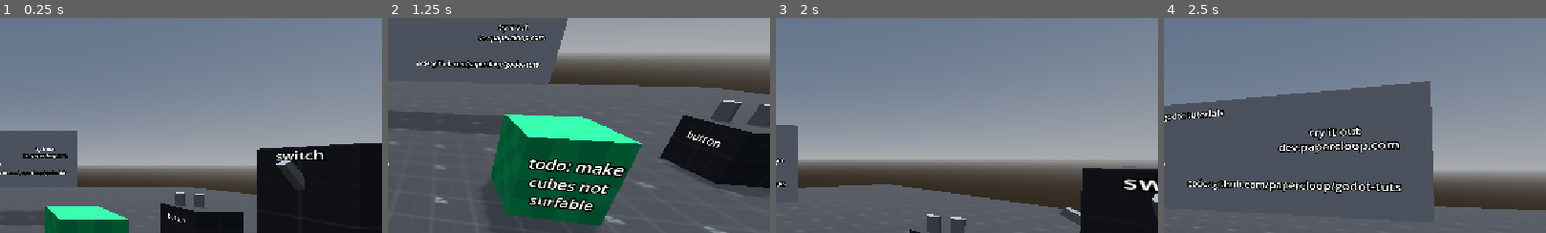
Above: before the commit, frames 1-4 (left to right).
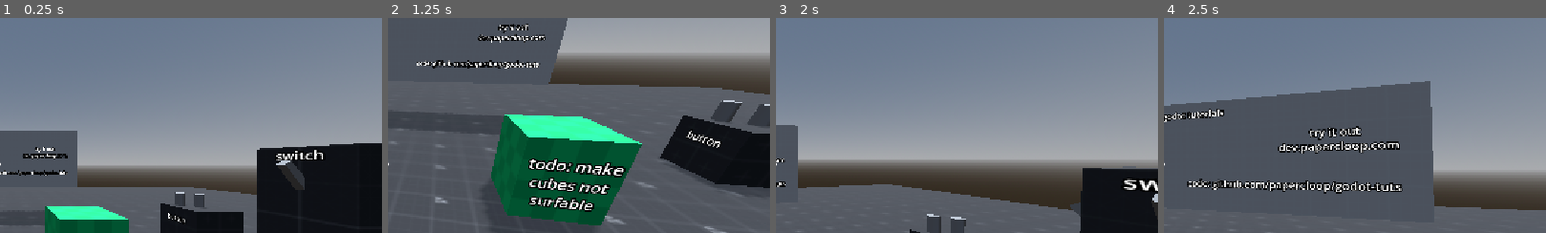
Above: after the commit, the same moments.

Repository: papercloop/godot-tuts
Game: Godot game, scene res://main.tscn
The game is run twice, just before and just after one commit, with the same random seed, the same clock (stepped at 60 frames per second) and the same inputs.
Inputs (mouse positions are % of the whole screen's width and height, from its top left):
- Up to frame 1 (0.25 s): no input
- Up to frame 2 (1.25 s): tap Enter at 0.5 s; move the mouse to (45, 70) at 0.52 s; hold W (forward) from 0.53 s (still down); hold C (crouch) from 0.53 s (still down); click (45, 70) at 0.67 s; tap Space (jump) at 0.77 s
- Up to frame 3 (2 s): keep holding W (forward); move the mouse to (57, 51) at 1.27 s; release C (crouch) at 1.28 s; click (57, 51) at 1.35 s; tap Space (jump) at 1.52 s
- Up to frame 4 (2.5 s): keep holding W (forward); move the mouse to (42, 49) at 2.02 s; right-click (42, 49) at 2.1 s; click (42, 49) at 2.17 s
The pictures show only the part of the screen within x 50-100%, y 16-66%; the shares and areas given below are measured in that part.

Frames 1-2 are identical in both runs. In frame 3, 0.4% of the frame differs, in the area x 74-80%, y 85-97%; in frame 4, nothing differs.

Commit message:
tactile feedback video

Diff:
--- a/interaction/interaction_component.gd
+++ b/interaction/interaction_component.gd
@@ -28,6 +28,19 @@
 var is_front: bool
 var wheel_rotation: float = 0.0
 
+# Door variables
+var door_angle: float = 0.0
+var door_velocity: float = 0.0
+@export var door_smoothing: float = 80.0 # control how heavy the door feels
+var door_input_active: bool = false
+
+# Switch variables
+var switch_target_rotation: float = 0.0
+
+# Wheel variables
+var wheel_kickback: float = 0.0
+var wheel_kick_intensity: float = 0.1
+
 # Signals
 signal item_collected(item: Node)
 
@@ -43,6 +56,30 @@
 			starting_rotation = object_ref.rotation.z
 			maximum_rotation = deg_to_rad(rad_to_deg(starting_rotation) + maximum_rotation)
 
+func _process(delta: float) -> void:
+	match interaction_type:
+		InteractionType.DOOR:
+			if not door_input_active:
+				door_velocity = lerp(door_velocity, 0.0, delta * 4.0)
+
+			door_angle += door_velocity
+			door_angle = clamp(door_angle, starting_rotation, maximum_rotation)
+			pivot_point.rotation.y = door_angle
+			door_input_active = false
+
+		InteractionType.WHEEL:
+			if abs(wheel_kickback) > 0.01:
+				wheel_rotation += wheel_kickback
+				wheel_kickback = lerp(wheel_kickback, 0.0, delta * 6.0)
+
+				# don't let wheel over-turn
+				var min_wheel_rotation = starting_rotation / 0.1
+				var max_wheel_rotation = maximum_rotation / 0.1
+				wheel_rotation = clamp(wheel_rotation, min_wheel_rotation, max_wheel_rotation)
+
+				object_ref.rotation.z = wheel_rotation * 0.1
+				var percentage: float = snappedf((object_ref.rotation.z - starting_rotation) / (maximum_rotation - starting_rotation), 0.01)
+				notify_nodes(percentage)
 
 
 
@@ -63,7 +100,6 @@
 			camera = _camera
 
 
-
 # run every frame, perform some logic on this object
 func interact() -> void:
 	if not can_interact:
@@ -90,18 +126,52 @@
 	lock_camera = false
 	Input.mouse_mode = Input.MOUSE_MODE_CAPTURED
 
+	match interaction_type:
+		InteractionType.SWITCH:
+			var percentage: float = snappedf((object_ref.rotation.z - starting_rotation) / (maximum_rotation - starting_rotation), 0.01)
+			if percentage < 0.3:
+				switch_target_rotation = starting_rotation
+				var tween = get_tree().create_tween()
+				tween.tween_property(object_ref, "rotation:z", switch_target_rotation, 0.2) \
+						.set_trans(Tween.TRANS_BOUNCE) \
+						.set_ease(Tween.EASE_OUT)
+				tween.tween_callback( func():
+					percentage = snappedf((object_ref.rotation.z - starting_rotation) / (maximum_rotation - starting_rotation), 0.01)
+					notify_nodes(percentage)
+				)
+
+			elif percentage > 0.7:
+				switch_target_rotation = maximum_rotation
+				var tween = get_tree().create_tween()
+				tween.tween_property(object_ref, "rotation:z", switch_target_rotation, 0.2) \
+						.set_trans(Tween.TRANS_BOUNCE) \
+						.set_ease(Tween.EASE_OUT)
+				tween.tween_callback( func():
+					percentage = snappedf((object_ref.rotation.z - starting_rotation) / (maximum_rotation - starting_rotation), 0.01)
+					notify_nodes(percentage)
+				)
+
+		InteractionType.WHEEL:
+			wheel_kickback = -sign(wheel_rotation) * wheel_kick_intensity
+
+
+
 
 func _input(event: InputEvent) -> void:
 	if is_interacting:
 		match interaction_type:
 			InteractionType.DOOR:
 				if event is InputEventMouseMotion:
-					if is_front:
-						pivot_point.rotate_y(-event.relative.y * .001)
-					else:
-						pivot_point.rotate_y(event.relative.y * .001)
-
-					pivot_point.rotation.y = clamp(pivot_point.rotation.y, starting_rotation, maximum_rotation)
+					door_input_active = true
+					var delta: float = -event.relative.y * 0.001
+
+					if not is_front:
+						delta = -delta
+
+					if abs(delta) < 0.01:
+						delta *= 0.25
+
+					door_velocity = lerp(door_velocity, delta, 1.0 / door_smoothing)
 
 			InteractionType.SWITCH:
 				if event is InputEventMouseMotion:
@@ -124,6 +194,11 @@
 
 					previous_mouse_position = mouse_position
 
+					# don't let wheel over-turn
+					var min_wheel_rotation = starting_rotation / 0.1
+					var max_wheel_rotation = maximum_rotation / 0.1
+					wheel_rotation = clamp(wheel_rotation, min_wheel_rotation, max_wheel_rotation)
+
 					notify_nodes(percentage)
 
 
@@ -168,7 +243,7 @@
 
 func notify_nodes(percentage: float) -> void:
 	for node in nodes_to_affect:
-		if node.has_method("execute"):
+		if node and node.has_method("execute"):
 			node.call("execute", percentage)
 
 
--- a/interaction/interaction_controller.gd
+++ b/interaction/interaction_controller.gd
@@ -9,7 +9,7 @@
 @onready var interacting_reticle: TextureRect = %InteractingReticle
 @onready var interactable_check: Area3D = %InteractableCheck
 
-@onready var outline_material: Material = preload("res://materials/outline.tres")
+@onready var outline_material: Material = preload("res://materials/highlight.tres")
 
 var current_object: Object # we are already interacting with this.
 
@@ -31,6 +31,12 @@
 
 	# if on previous frame we were interacting with an object, we want to keep interacting with it.
 	if current_object:
+		if  player_camera.global_transform.origin.distance_to(current_object.global_transform.origin) > 3.0:
+			if interaction_component:
+				interaction_component.postInteract()
+			current_object = null
+			_unfocus()
+
 		if interaction_component:
 			if Input.is_action_just_pressed("secondary"):
 				interaction_component.auxInteract()
@@ -49,7 +55,9 @@
 
 		if potential_object and potential_object is Node:
 			interaction_component = potential_object.get_node_or_null("InteractionComponent")
-			if interaction_component:
+			if !interaction_component:
+				_unfocus()
+			else:
 				if !interaction_component.can_interact:
 					return
 
--- a/main.tscn
+++ b/main.tscn
@@ -18,6 +18,7 @@
 [ext_resource type="Texture2D" uid="uid://4jyp4yi7ukii" path="res://assets/KenneyPrototypeTextures/Dark/texture_05.png" id="13_ycdy4"]
 [ext_resource type="PackedScene" uid="uid://oy8ajewk2akc" path="res://interaction/interaction_component.tscn" id="14_2cqfq"]
 [ext_resource type="Script" uid="uid://g2a5kppiqn6m" path="res://scripts/light.gd" id="16_yaehf"]
+[ext_resource type="Texture2D" uid="uid://cj2d7i1ta0bjd" path="res://assets/KenneyPrototypeTextures/Purple/texture_12.png" id="17_82xsv"]
 [ext_resource type="Texture2D" uid="uid://buboueb0j7cym" path="res://assets/KenneyPrototypeTextures/Dark/texture_06.png" id="17_yaehf"]
 
 [sub_resource type="ProceduralSkyMaterial" id="ProceduralSkyMaterial_kek77"]
@@ -67,6 +68,16 @@
 [sub_resource type="StandardMaterial3D" id="StandardMaterial3D_1bvp3"]
 albedo_texture = ExtResource("2_0xm2m")
 uv1_triplanar = true
+
+[sub_resource type="BoxMesh" id="BoxMesh_getpj"]
+size = Vector3(1.6, 2.6, 0.1)
+
+[sub_resource type="StandardMaterial3D" id="StandardMaterial3D_4hvcy"]
+albedo_texture = ExtResource("17_82xsv")
+uv1_triplanar = true
+
+[sub_resource type="BoxShape3D" id="BoxShape3D_eku1s"]
+size = Vector3(1.6, 2.6, 0.1)
 
 [sub_resource type="BoxMesh" id="BoxMesh_yaehf"]
 size = Vector3(0.1, 0.7, 0.1)
@@ -277,8 +288,36 @@
 [node name="Door" parent="." unique_id=1794146749 instance=ExtResource("12_dg77c")]
 transform = Transform3D(-4.371139e-08, 0, 1, 0, 1, 0, -1, 0, -4.371139e-08, -7, 0, 6.6246414)
 
-[node name="Door2" parent="." unique_id=77529617 instance=ExtResource("12_dg77c")]
+[node name="Door2" type="Node3D" parent="." unique_id=77529617]
 transform = Transform3D(-1, 0, 8.742278e-08, 0, 1, 0, -8.742278e-08, 0, -1, 1.8635125, -0.0036401749, 10.5364065)
+
+[node name="PivotPoint" type="Node3D" parent="Door2" unique_id=917784031]
+unique_name_in_owner = true
+
+[node name="Door" type="StaticBody3D" parent="Door2/PivotPoint" unique_id=1137449930]
+
+[node name="MeshInstance3D" type="MeshInstance3D" parent="Door2/PivotPoint/Door" unique_id=1016804745]
+transform = Transform3D(1, 0, 0, 0, 1, 0, 0, 0, 1, 0.8, 1.33, 0)
+mesh = SubResource("BoxMesh_getpj")
+surface_material_override/0 = SubResource("StandardMaterial3D_4hvcy")
+
+[node name="CollisionShape3D" type="CollisionShape3D" parent="Door2/PivotPoint/Door" unique_id=793840331]
+transform = Transform3D(1, 0, 0, 0, 1, 0, 0, 0, 1, 0.8, 1.33, 0)
+shape = SubResource("BoxShape3D_eku1s")
+
+[node name="InteractionComponent" parent="Door2/PivotPoint/Door" unique_id=1005361008 node_paths=PackedStringArray("object_ref", "pivot_point") instance=ExtResource("14_2cqfq")]
+object_ref = NodePath("..")
+interaction_type = 1
+maximum_rotation = 181.0
+pivot_point = NodePath("../..")
+
+[node name="front" type="Label3D" parent="Door2/PivotPoint/Door" unique_id=1814581866]
+transform = Transform3D(1, 0, 0, 0, 1, 0, 0, 0, 1, 0.9531387, 1.739352, 0.05907762)
+text = "front"
+
+[node name="back" type="Label3D" parent="Door2/PivotPoint/Door" unique_id=986600489]
+transform = Transform3D(-1, 0, 8.742278e-08, 0, 1, 0, -8.742278e-08, 0, -1, 0.9531387, 1.739352, -0.06400567)
+text = "back"
 
 [node name="Door3" parent="." unique_id=2034046490 instance=ExtResource("12_dg77c")]
 transform = Transform3D(-1, 0, 8.742278e-08, 0, 1, 0, -8.742278e-08, 0, -1, -3.3179684, -0.0036401749, 10.378168)
@@ -287,16 +326,17 @@
 transform = Transform3D(1, 0, 0, 0, 1, 0, 0, 0, 1, 4.718, 0, 0)
 
 [node name="Switch2" parent="Podium" unique_id=755653516 instance=ExtResource("13_w48qg")]
-transform = Transform3D(-2.3841858e-07, 0, -1, 0.86624825, 0.49961442, -2.9802322e-08, 0.49961448, -0.8662479, -1.4901161e-08, -0.0013284683, 1.3147429, -0.5003345)
+transform = Transform3D(-2.3841858e-07, 0, -1, 0.58579457, 0.8104599, -2.1090107e-08, 0.8104602, -0.5857942, -2.5795941e-08, -0.0013284683, 1.3147429, -0.5003345)
 
 [node name="Switch" type="Node3D" parent="Podium" unique_id=330144254]
 transform = Transform3D(0.7932178, -0.608938, 0, 0.608938, 0.7932178, 0, 0, 0, 1, -0.5143156, 1.5436021, 0)
 
 [node name="Switch" type="StaticBody3D" parent="Podium/Switch" unique_id=1998592196]
 
-[node name="InteractionComponent" parent="Podium/Switch/Switch" unique_id=66887865 node_paths=PackedStringArray("object_ref") instance=ExtResource("14_2cqfq")]
+[node name="InteractionComponent" parent="Podium/Switch/Switch" unique_id=66887865 node_paths=PackedStringArray("object_ref", "nodes_to_affect") instance=ExtResource("14_2cqfq")]
 object_ref = NodePath("..")
 interaction_type = 2
+nodes_to_affect = [NodePath("../../../SpotLight3D")]
 
 [node name="MeshInstance3D" type="MeshInstance3D" parent="Podium/Switch/Switch" unique_id=1507697604]
 mesh = SubResource("BoxMesh_yaehf")
@@ -328,7 +368,6 @@
 shadow_transmittance_bias = -1.321
 shadow_blur = 6.446
 script = ExtResource("16_yaehf")
-binary = false
 
 [node name="ButtonPodium" type="StaticBody3D" parent="." unique_id=287269722]
 transform = Transform3D(1, 0, 0, 0, 1, 0, 0, 0, 1, 4.6413965, 0, -2.0196986)
--- /dev/null
+++ b/materials/highlight.tres
@@ -0,0 +1,11 @@
+[gd_resource type="ShaderMaterial" format=3 uid="uid://byxg3mensg5ck"]
+
+[ext_resource type="Shader" uid="uid://dfe70ihh5hmpk" path="res://shaders/item-highlighter.gdshader" id="1_e0g57"]
+
+[resource]
+render_priority = 0
+shader = ExtResource("1_e0g57")
+shader_parameter/shine_color = Color(1, 1, 1, 1)
+shader_parameter/cycle_interval = 1.5000000475
+shader_parameter/shine_speed = 3.000000095
+shader_parameter/shine_width = 17.62000078945
--- a/player/player.gd
+++ b/player/player.gd
@@ -25,7 +25,11 @@
 const lerp_speed: float = 10.0
 
 # Player Settings
-var mouse_sensitivity: float = 0.2
+var normal_sensitivity: float = 0.2
+var current_sensitivity: float = normal_sensitivity
+var sensitivity_restore_speed: float = 5.0
+var sensitivity_fading_in: bool = false
+
 var base_fov = 90.0
 
 
@@ -54,9 +58,9 @@
 		Input.set_mouse_mode(Input.MOUSE_MODE_VISIBLE)
 
 	if event is InputEventMouseMotion:
-		if not interaction_controller.is_camera_locked():
-			rotate_y(deg_to_rad(-event.relative.x) * mouse_sensitivity)
-			head.rotate_x(deg_to_rad(-event.relative.y) * mouse_sensitivity)
+		if current_sensitivity > 0.01 and not interaction_controller.is_camera_locked():
+			rotate_y(deg_to_rad(-event.relative.x) * current_sensitivity)
+			head.rotate_x(deg_to_rad(-event.relative.y) * current_sensitivity)
 			head.rotation.x = clamp(head.rotation.x, deg_to_rad(-85), deg_to_rad(85))
 
 	if event is InputEventMouseButton and event.pressed:
@@ -66,6 +70,16 @@
 				get_viewport().warp_mouse(Vector2(viewport_size.x / 2, viewport_size.y / 2))
 				Input.set_mouse_mode(Input.MOUSE_MODE_CAPTURED)
 
+func _process(delta: float) -> void:
+	if sensitivity_fading_in:
+		print("sensitivity fading in")
+		current_sensitivity = lerp(current_sensitivity, normal_sensitivity, delta * sensitivity_restore_speed)
+
+		if abs(current_sensitivity - normal_sensitivity) < 0.01:
+			sensitivity_fading_in = false
+			current_sensitivity = normal_sensitivity
+
+	set_camera_locked(interaction_controller.is_camera_locked())
 
 
 
@@ -178,3 +192,11 @@
 	var headbobPosition = headbob.getBobLocation(eyes, _delta, moving, lerp_speed)
 	eyes.position.x = headbobPosition.x
 	eyes.position.y = headbobPosition.y
+
+
+func set_camera_locked(locked: bool) -> void:
+	if locked:
+		current_sensitivity = 0.0
+		sensitivity_fading_in = false
+	else:
+		sensitivity_fading_in = true
--- /dev/null
+++ b/shaders/item-highlighter.gdshader
@@ -0,0 +1,16 @@
+shader_type spatial;
+render_mode unshaded, depth_draw_never;
+
+uniform vec4 shine_color : source_color = vec4( 1.0, 1.0, 1.0, 1.0 );
+uniform float cycle_interval : hint_range(0.5, 5.0) = 1.0;
+uniform float shine_speed : hint_range(1.0, 5.0) = 3.0;
+uniform float shine_width : hint_range(1.0, 100.0) = 3.0;
+
+void fragment( )
+{
+	vec3 vertex = ( INV_VIEW_MATRIX * vec4( VERTEX, 1.0 ) ).xyz;
+	float width = shine_width * 0.001 * cycle_interval;
+	float frequency = floor( sin( vertex.z * cycle_interval + TIME * shine_speed * cycle_interval ) + width );
+	ALBEDO = shine_color.rgb;
+	ALPHA = clamp( ( 1.0 - dot( NORMAL, VIEW ) ) * frequency * shine_color.a, 0.0, 1.0 );
+}
Not shown, added: shaders/item-highlighter.gdshader.uid
